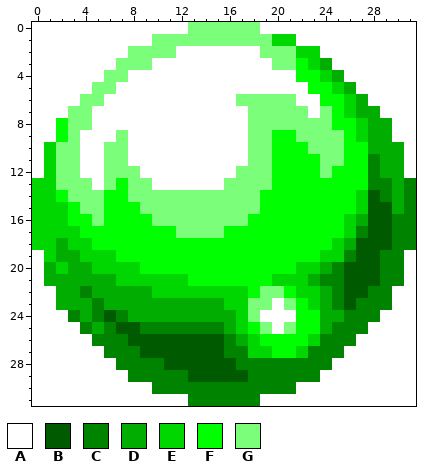
Two versions of one pixel-art sprite, src/main/resources/images/Bubble/Bubble_32x32.png. The first picture shows the starting point.
The file is 32x32 pixels.
Palette (. is transparent): A #ffffff  B #005a00  C #008400  D #00ad00  E #00d600  F #00ff00  G #7bff7b
Pixels before, first column x 0:
 0 AAAAAAAAAAAAAGGGGGGAAAAAAAAAAAAA
 1 AAAAAAAAAAGGGGGGGGGGEEAAAAAAAAAA
 2 AAAAAAAAGGGGAAAAAAAGGGEEAAAAAAAA
 3 AAAAAAAGGGAAAAAAAAAAGGFEDAAAAAAA
 4 AAAAAAGGAAAAAAAAAAAAAAFFEDAAAAAA
 5 AAAAAGGAAAAAAAAAAAAAAAAFFEDAAAAA
 6 AAAAGGAAAAAAAAAAAGGGGGAAFFEDAAAA
 7 AAAGGAAAAAAAAAAAAAGGGGGAGFEDDAAA
 8 AAFGGAAAAAAAAAAAAAGGGGGGGFFEDDAA
 9 AAFGAAAGAAAAAAAAAAGGFFGGGGFEDDAA
10 AEGGAAGGAAAAAAAAAAGGFFFGGGFFDDDA
11 AEGGAAGGAAAAAAAAAAGGFFFFGGFFCDDA
12 AEGGAAGGGAAAAAAAAGGGFFFFGFFFCDDA
13 EEGGGAGFGGAAAAAAGGGGFFFFFFFFCCDC
14 EEFGGGFFGGGGGGGGGGGFFFFFFFFEBCDC
15 EEEFGGFFFGGGGGGGGGGFFFFFFFFEBBDC
16 EEEFFGFFFFGGGGGGGGFFFFFFFFEDBBCC
17 EEEEFFFFFFFFGGGGFFFFFFFFFFECBBCC
18 EEDEEFFFFFFFFFFFFFFFFFFFFEDBBBCC
19 AEDDEEEFFFFFFFFFFFFFFFFFEECBBCCA
20 ADEDDEEEEFFFFFFFFFFFFFEEDCBBBCCA
21 ADDDDDDEEEEEEFFFFFFFEEEDCCBBBCCA
22 AADDCDDDDDEEEEEEEEFGGFEEDCBBCCAA
23 AADDDCDDDDDDDDDDEEGGAGFEDCBCCCAA
24 AAACDCBCDDDDDDDDDEGAAAFFDDCCCAAA
25 AAAACDCBBCCCCCCCDEFGAGFFDCCCAAAA
26 AAAAACCCBBBBBBBBCDEFFFFECCCAAAAA
27 AAAAAACCCBBBBBBBCCEEFFECCCAAAAAA
28 AAAAAAACCCCBBBBBBCCCCCCCCAAAAAAA
29 AAAAAAAACCCCCBBBBBCCCCCCAAAAAAAA
30 AAAAAAAAAACCCCCCCCCCCCAAAAAAAAAA
31 AAAAAAAAAAAAACCCCCCAAAAAAAAAAAAA
The same view after the edit:
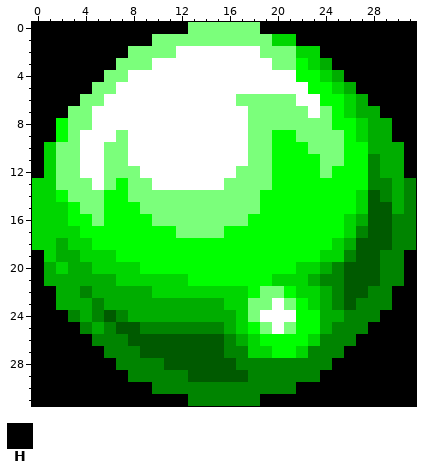
Colours new in this view: H #000000
Changes in this commit:
y 0: x 0..12 AAAAAAAAAAAAA -> HHHHHHHHHHHHH; x 19..31 AAAAAAAAAAAAA -> HHHHHHHHHHHHH
y 1: x 0..9 AAAAAAAAAA -> HHHHHHHHHH; x 22..31 AAAAAAAAAA -> HHHHHHHHHH
y 2: x 0..7 AAAAAAAA -> HHHHHHHH; x 24..31 AAAAAAAA -> HHHHHHHH
y 3: x 0..6 AAAAAAA -> HHHHHHH; x 25..31 AAAAAAA -> HHHHHHH
y 4: x 0..5 AAAAAA -> HHHHHH; x 26..31 AAAAAA -> HHHHHH
y 5: x 0..4 AAAAA -> HHHHH; x 27..31 AAAAA -> HHHHH
y 6: x 0..3 AAAA -> HHHH; x 28..31 AAAA -> HHHH
y 7: x 0..2 AAA -> HHH; x 29..31 AAA -> HHH
y 8..9: x 0..1 AA -> HH; x 30..31 AA -> HH
y 10..12: x 0 A -> H; x 31 A -> H
y 19..21: x 0 A -> H; x 31 A -> H
y 22..23: x 0..1 AA -> HH; x 30..31 AA -> HH
y 24: x 0..2 AAA -> HHH; x 29..31 AAA -> HHH
y 25: x 0..3 AAAA -> HHHH; x 28..31 AAAA -> HHHH
y 26: x 0..4 AAAAA -> HHHHH; x 27..31 AAAAA -> HHHHH
y 27: x 0..5 AAAAAA -> HHHHHH; x 26..31 AAAAAA -> HHHHHH
y 28: x 0..6 AAAAAAA -> HHHHHHH; x 25..31 AAAAAAA -> HHHHHHH
y 29: x 0..7 AAAAAAAA -> HHHHHHHH; x 24..31 AAAAAAAA -> HHHHHHHH
y 30: x 0..9 AAAAAAAAAA -> HHHHHHHHHH; x 22..31 AAAAAAAAAA -> HHHHHHHHHH
y 31: x 0..12 AAAAAAAAAAAAA -> HHHHHHHHHHHHH; x 19..31 AAAAAAAAAAAAA -> HHHHHHHHHHHHH
Pixel boxes of the changes (left, top, right, bottom) in both pictures:
changed: (32, 22, 188, 178)
changed: (260, 22, 416, 178)
changed: (32, 250, 188, 406)
changed: (260, 250, 416, 406)
